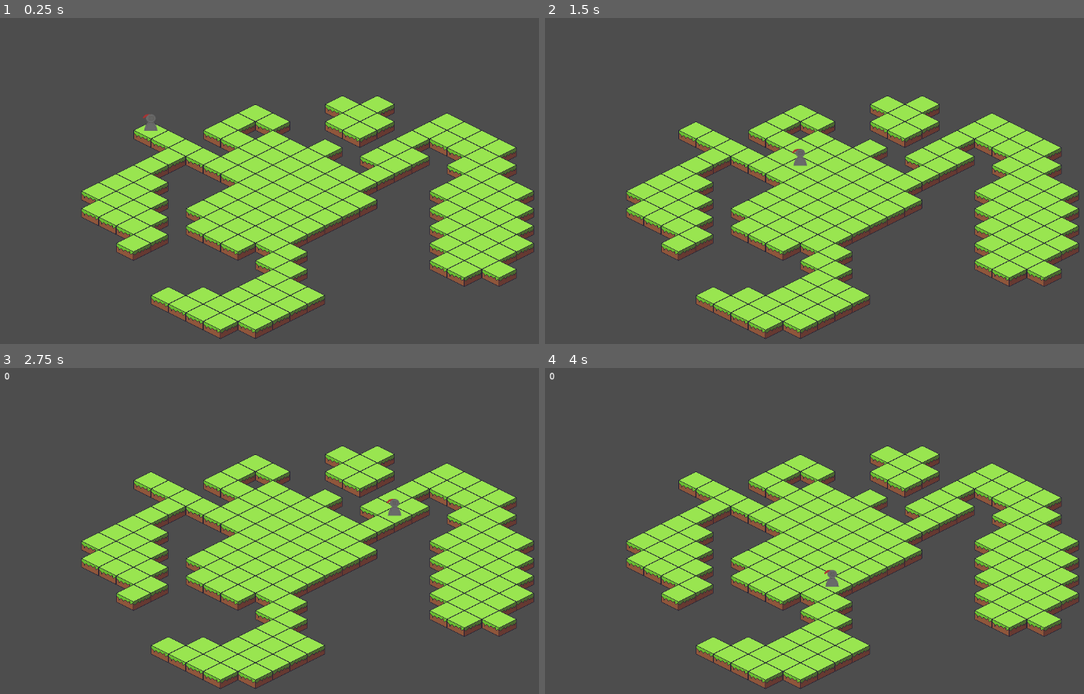
Above: before the commit, frames 1-4 (two rows, left to right).
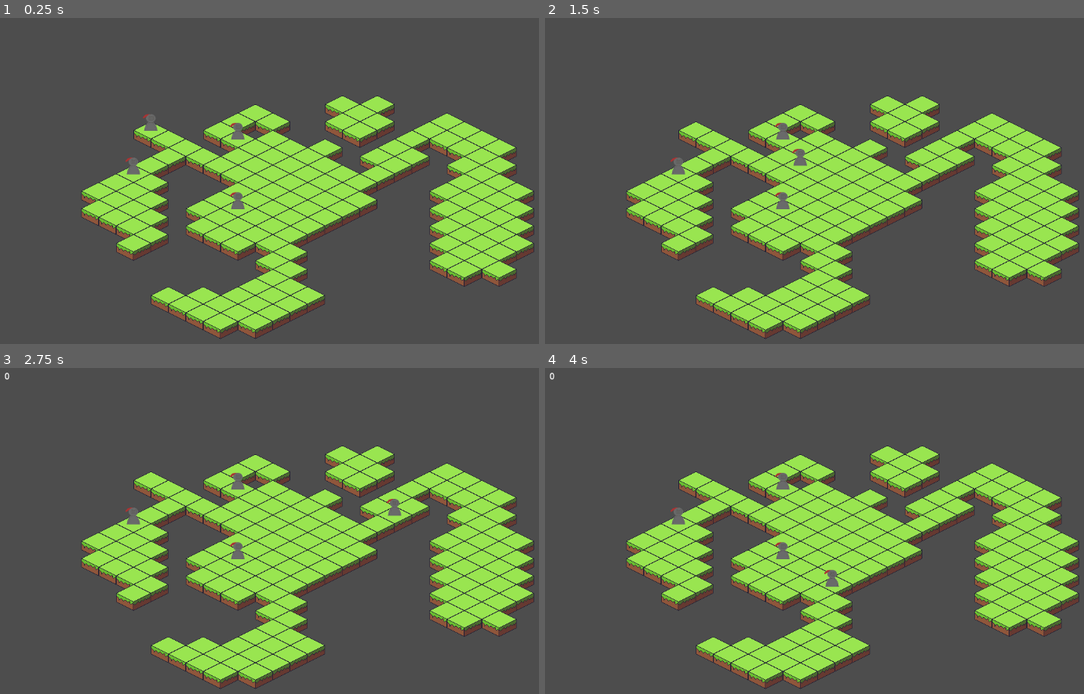
Above: after the commit, the same moments.

Repository: BobWizardLad/alchemy-engines
Game: Godot game, scene res://combat_instance.tscn
Two runs of this game, one before a commit and one after it. Both use one fixed random seed, a clock stepped at 60 frames per second and the inputs below.
Inputs (mouse positions are in pixels of both pictures, inside the frame that each line leads up to):
- Up to frame 1 (0.25 s): no input
- Up to frame 2 (1.5 s): tap Enter at 0.5 s; move the mouse to (986, 161) at 0.52 s; click (986, 161) at 0.67 s; move the mouse to (722, 197) at 1.27 s; click (722, 197) at 1.42 s
- Up to frame 3 (2.75 s): move the mouse to (366, 452) at 2.02 s; click (366, 452) at 2.17 s
- Up to frame 4 (4 s): tap Space at 2.75 s; move the mouse to (814, 599) at 2.77 s; click (814, 599) at 2.92 s; move the mouse to (1035, 583) at 3.52 s; click (1035, 583) at 3.67 s

The runs differ from the first frame. In frame 1, 0.3% of the frame differs, in the area x 23-46%, y 31-59%; in frame 2, 0.3%; in frame 3, 0.3%; in frame 4, 0.3%.

Commit message:
:sparkles: Snap-To-Map
Allied pawns snap to the map grid when _ready is called on PlayerController.

Diff:
--- a/Alchemy Engines/GameService.gd
+++ b/Alchemy Engines/GameService.gd
@@ -6,8 +6,9 @@
 @onready var TURN_SERVICE: TurnService = $TurnService
 # Reference to tilemap node
 @onready var MAP: TileMap = $Environment/Map
-# Reference to player node
-@onready var PLAYER: Sprite2D = $Player
+# Reference to player controller
+@onready var PLAYER: Pawn = $PlayerController/Player
+@onready var PLAYER_CONTROLLER: PlayerController = $PlayerController
 
 # Stores the map tiles that are in the path chosen by cursor
 # hover.
@@ -23,6 +24,9 @@
 	# Connection of points, edge weights, etc.
 	NAV_SERVICE.build_astar_map(MAP, 0)
 	NAV_SERVICE.update_logical_map(PLAYER, Vector2i(0,0))
+
+	PLAYER_CONTROLLER.snap_units(MAP)
+	print(TURN_SERVICE.populate_initiative([PLAYER]))
 
 func _input(event):
 	if event is InputEventMouseMotion and not is_move_step:
--- a/Alchemy Engines/Pawn.gd
+++ b/Alchemy Engines/Pawn.gd
@@ -2,13 +2,15 @@
 class_name Pawn
 
 @onready var motion_tween: Tween
+
+@export var initiative: float
 
 var grid_pos: Vector2i
 
 signal move_step_finished
 
 func _ready():
-	connect("move_step_finished", get_parent()._end_player_move_step)
+	connect("move_step_finished", get_parent().get_parent()._end_player_move_step)
 
 # path is a list of points handed to the move command.
 # map is the tilemap being naviated
--- /dev/null
+++ b/Alchemy Engines/PlayerController.gd
@@ -0,0 +1,14 @@
+extends Node
+class_name PlayerController
+
+# Called when the node enters the scene tree for the first time.
+func _ready():
+	pass # Replace with function body.
+
+# Called every frame. 'delta' is the elapsed time since the previous frame.
+func _process(delta):
+	pass
+
+func snap_units(map: TileMap):
+	for each in get_children():
+		each.position = map.map_to_local(map.local_to_map(each.position))
--- a/Alchemy Engines/TurnService.gd
+++ b/Alchemy Engines/TurnService.gd
@@ -3,6 +3,27 @@
 
 # Turn order 0 == player | 1 == enemy
 @export var turn: int = 0
+
+var turn_order: Array[Pawn] = []
+
+# Call to determine turn order within the units provided by parameter
+# WARNING this will wipe the previous turn order.
+func populate_initiative(units: Array[Pawn]) -> Array[Pawn]:
+	turn_order = [] # Wipe old turn order
+
+	for each in units:
+		if turn_order.is_empty():
+			turn_order.append(each)
+		else:
+			for i in range(0, turn_order.size()+1):
+				if i == turn_order.size():
+					turn_order.append(each) # Append to end if largest init
+				elif each.initiative <= turn_order[i].initiative:
+					turn_order.insert(i, each) # Insert in front of current init
+					break
+				elif each.initiative > turn_order[i].initiative:
+					continue # Do nothing if still traversing
+	return turn_order
 
 # Execute player turn
 func player_turn():
--- /dev/null
+++ b/Alchemy Engines/Unit.gd
@@ -0,0 +1,13 @@
+extends Node
+class_name Unit
+
+
+
+# Called when the node enters the scene tree for the first time.
+func _ready():
+	pass # Replace with function body.
+
+
+# Called every frame. 'delta' is the elapsed time since the previous frame.
+func _process(delta):
+	pass
--- a/Alchemy Engines/combat_instance.tscn
+++ b/Alchemy Engines/combat_instance.tscn
@@ -6,6 +6,7 @@
 [ext_resource type="Script" path="res://TurnService.gd" id="2_eknaf"]
 [ext_resource type="Script" path="res://TacticsTileMap.gd" id="3_oa8ik"]
 [ext_resource type="Script" path="res://Pawn.gd" id="5_uy2mm"]
+[ext_resource type="Script" path="res://PlayerController.gd" id="6_e71m8"]
 [ext_resource type="Script" path="res://NavService.gd" id="6_ywr2q"]
 
 [sub_resource type="TileSetAtlasSource" id="TileSetAtlasSource_6kye6"]
@@ -51,11 +52,39 @@
 [node name="Camera2D" type="Camera2D" parent="."]
 position = Vector2(277, 91)
 
-[node name="Player" type="Sprite2D" parent="."]
+[node name="PlayerController" type="Node" parent="."]
+script = ExtResource("6_e71m8")
+
+[node name="Player" type="Sprite2D" parent="PlayerController"]
 scale = Vector2(0.5, 0.5)
 texture = ExtResource("2_4wuhy")
 offset = Vector2(0, -30)
 script = ExtResource("5_uy2mm")
+initiative = 1.0
+
+[node name="Player2" type="Sprite2D" parent="PlayerController"]
+position = Vector2(158, 15)
+scale = Vector2(0.5, 0.5)
+texture = ExtResource("2_4wuhy")
+offset = Vector2(0, -30)
+script = ExtResource("5_uy2mm")
+initiative = 1.0
+
+[node name="Player3" type="Sprite2D" parent="PlayerController"]
+position = Vector2(147, 145)
+scale = Vector2(0.5, 0.5)
+texture = ExtResource("2_4wuhy")
+offset = Vector2(0, -30)
+script = ExtResource("5_uy2mm")
+initiative = 1.0
+
+[node name="Player4" type="Sprite2D" parent="PlayerController"]
+position = Vector2(-37, 75)
+scale = Vector2(0.5, 0.5)
+texture = ExtResource("2_4wuhy")
+offset = Vector2(0, -30)
+script = ExtResource("5_uy2mm")
+initiative = 1.0
 
 [node name="DebugLabel" type="Label" parent="."]
 offset_left = -269.0
Not shown: 1 places in Alchemy Engines/combat_instance.tscn that only renumber resources
